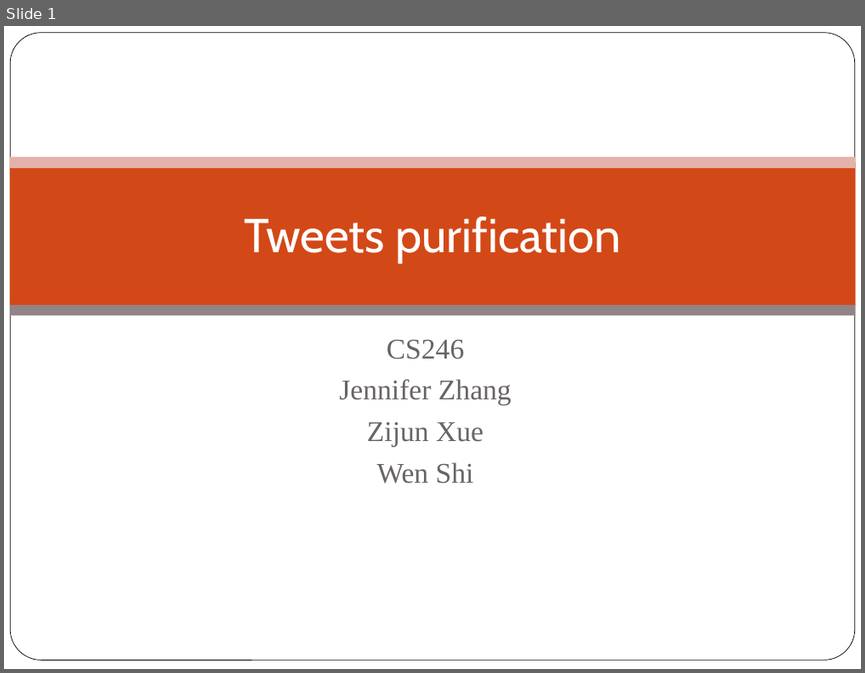
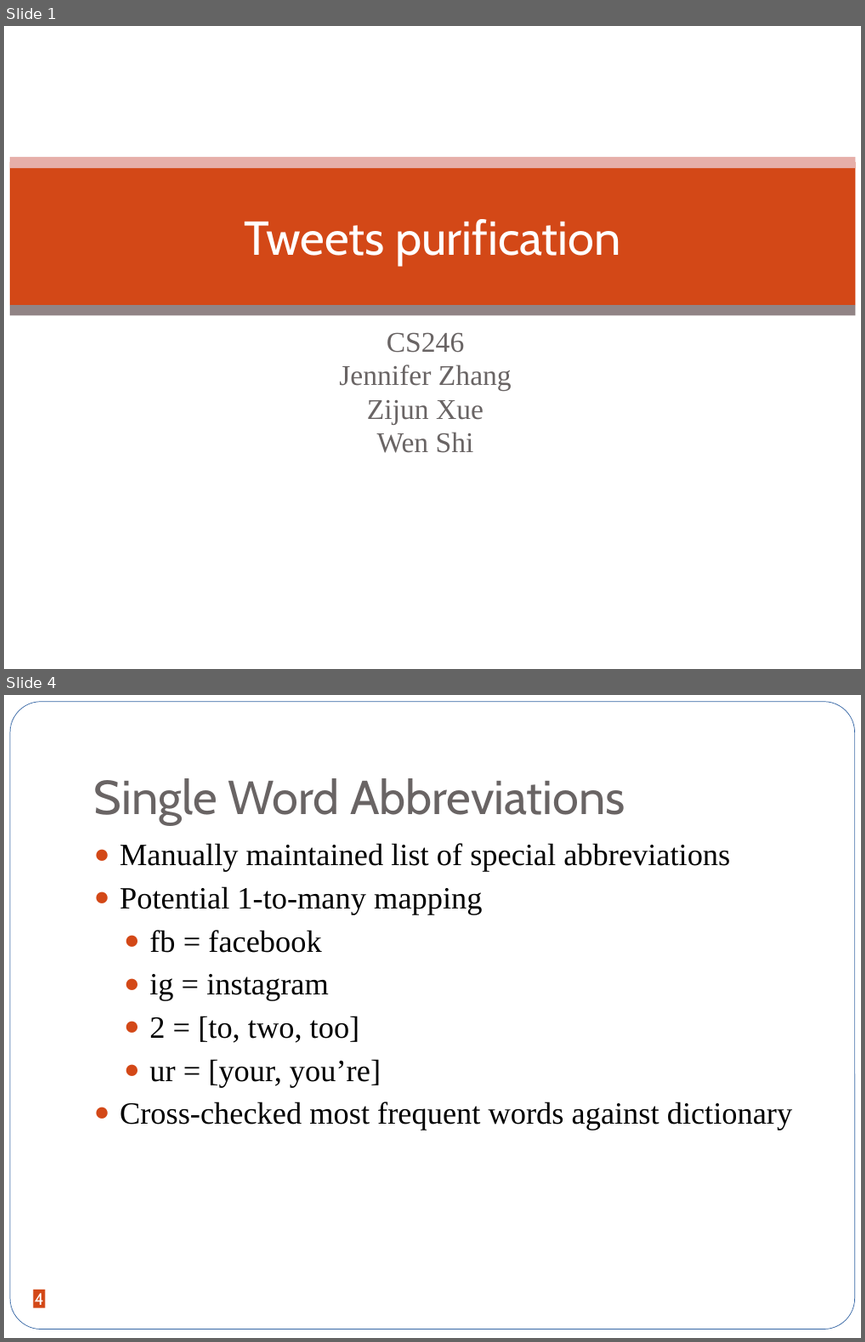
Before and after one commit to jxjzhang/CS246, a slide deck: Tweets purification.pptx. Shown one above the other, each under a label of ours: slide 1 before the commit, slides 1 and 4 after it; the slides between them are not shown. The pictures are 865x673 and 865x1342 pixels, drawn with LibreOffice and Linux fonts; fonts in the diff are those of the drawing; background and template pictures are left out. Boxes give left, top, right and bottom in pixels: in the first picture for what was removed or moved away, otherwise in the second. Text is boxed around its words. In the diff, an @@ line names an element or a change of style, - is before the commit and + after.

```diff
--- a/Tweets purification.pptx
+++ b/Tweets purification.pptx
@@ slide 4 added at (4, 695, 861, 1338), background #FFFFFF @@
@@ rounded rectangle added at (10, 702, 855, 1329), fill #FFFFFF @@
@@ title added at (94, 778, 625, 824), 40 pt, text #696464 @@
+Single Word Abbreviations
@@ text added at (120, 843, 792, 1129), 26 pt, text #000000 @@
+● Manually maintained list of special abbreviations
+● Potential 1-to-many mapping
+  ● fb = facebook
+  ● ig = instagram
+  ● 2 = [to, two, too]
+  ● ur = [your, you’re]
+● Cross-checked most frequent words against dictionary
@@ page number added at (33, 1289, 45, 1308), fill #D34817, 14 pt, text #FFFFFF @@
+4
@@ slide 1 changed as well @@
@@ rounded rectangle removed at (10, 33, 855, 660) @@
@@ rectangle at (10, 157, 856, 168): fill #E6B1AC to #E6AFA9 @@
@@ text "CS246" at (339, 333, 511, 453): size 24.1 to 24 pt; line spacing 1 to 0.8 @@
```
Also in this commit, not shown: 3 other slides changed, 10 other slides added.
